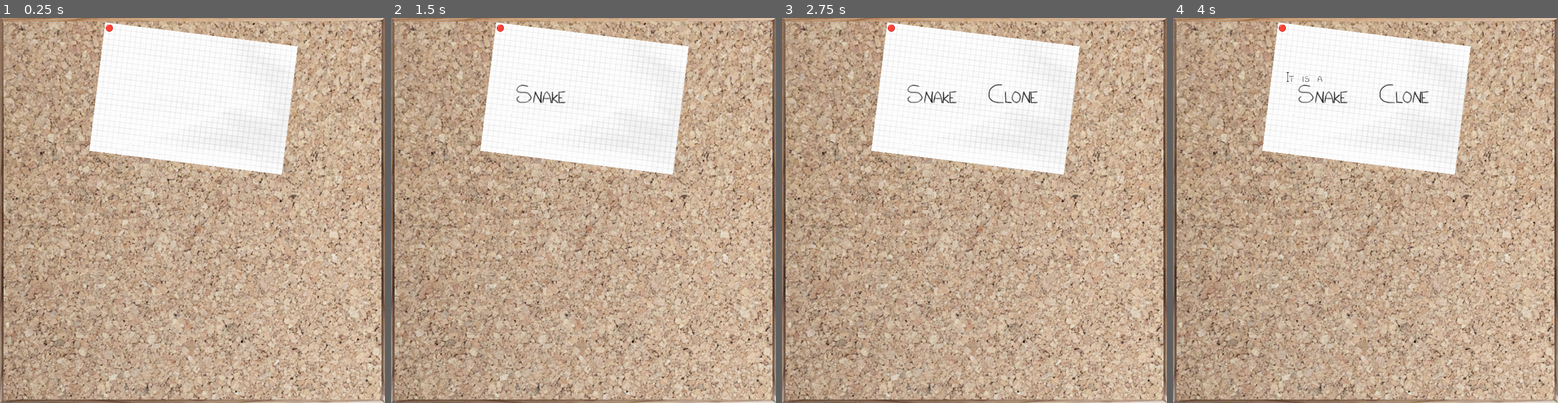
Above: before the commit, frames 1-4 (left to right).
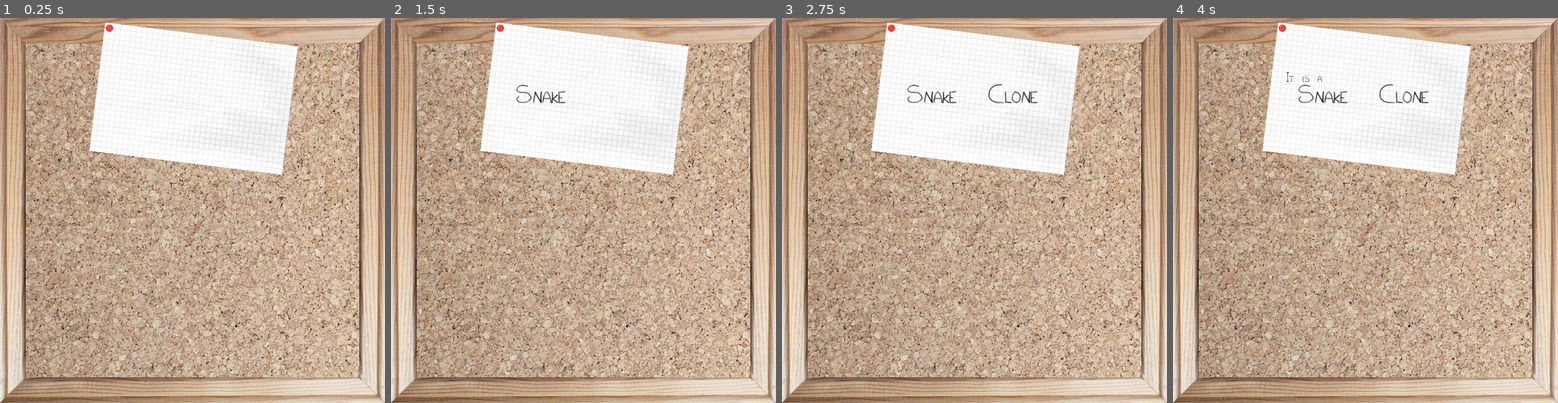
Above: after the commit, the same moments.

Repository: patribu7/It_is_a_snake_clone
Game: Godot game, scene res://scene/main/main.tscn
Two runs of this game, one before a commit and one after it. Both use one fixed random seed, a clock stepped at 60 frames per second and the inputs below.
Inputs:
- Up to frame 1 (0.25 s): no input
- Up to frame 2 (1.5 s): tap Enter (ui_accept) at 0.5, 0.77, 1.25 s; hold Right (move_right) 0.53-1.28 s; tap Space (Space) at 0.6 s; hold Escape (back) from 1.28 s (still down); tap Shift (action_for_shift) at 1.35 s
- Up to frame 3 (2.75 s): tap Enter (ui_accept) at 1.52 s; release Escape (back) at 2.03 s; hold Right (move_right) from 2.03 s (still down); tap Space (Space) at 2.1 s
- Up to frame 4 (4 s): tap Enter (ui_accept) at 2.75, 3.02, 3.5, 3.77 s; release Right (move_right) at 2.78 s; hold Up (move_up) 2.78-3.53 s; tap Shift (action_for_shift) at 2.85 s; hold Left (move_left) from 3.53 s (still down); tap Space (Space) at 3.6 s

The runs differ from the first frame. In frame 1, 44% of the frame differs, in the area x 0-100%, y 0-100%; in frame 2, 44%; in frame 3, 44%; in frame 4, 44%.

Commit message:
Fix UI menu

Diff:
--- a/scene/gui/box_panel.tscn
+++ b/scene/gui/box_panel.tscn
@@ -5,11 +5,15 @@
 [ext_resource type="PackedScene" uid="uid://dr85gwailnjvj" path="res://scene/gui/btn_exp.tscn" id="2_t8b6q"]
 
 [node name="BoxPanel" type="Panel"]
-anchors_preset = 15
-anchor_right = 1.0
+custom_minimum_size = Vector2(450, 0)
+anchors_preset = 9
 anchor_bottom = 1.0
-grow_horizontal = 2
+offset_top = -2.0
+offset_right = 450.0
+offset_bottom = -2.0
 grow_vertical = 2
+size_flags_horizontal = 3
+size_flags_vertical = 3
 theme = ExtResource("1_of4o1")
 script = ExtResource("1_66ls2")
 
--- a/scene/gui/gui.tscn
+++ b/scene/gui/gui.tscn
@@ -8,6 +8,33 @@
 [ext_resource type="Texture2D" uid="uid://bfqe4lh1n6x7" path="res://assets/png/background/bulletin_board.png" id="4_amiu3"]
 [ext_resource type="AudioStream" uid="uid://ck1psicpfnu5m" path="res://assets/audio/sounds/fanfare.wav" id="7_td1m6"]
 
+[sub_resource type="FontFile" id="FontFile_fj7l1"]
+cache/0/16/0/ascent = 0.0
+cache/0/16/0/descent = 0.0
+cache/0/16/0/underline_position = 0.0
+cache/0/16/0/underline_thickness = 0.0
+cache/0/16/0/scale = 1.0
+cache/0/16/0/kerning_overrides/16/0 = Vector2(0, 0)
+
+[sub_resource type="LabelSettings" id="LabelSettings_vg3ty"]
+font = SubResource("FontFile_fj7l1")
+
+[sub_resource type="FontFile" id="FontFile_xbjtq"]
+cache/0/16/0/ascent = 0.0
+cache/0/16/0/descent = 0.0
+cache/0/16/0/underline_position = 0.0
+cache/0/16/0/underline_thickness = 0.0
+cache/0/16/0/scale = 1.0
+cache/0/16/0/glyphs/0/advance = Vector2(0, 0)
+cache/0/16/0/glyphs/0/offset = Vector2(0, 0)
+cache/0/16/0/glyphs/0/size = Vector2(0, 0)
+cache/0/16/0/glyphs/0/uv_rect = Rect2(0, 0, 0, 0)
+cache/0/16/0/glyphs/0/texture_idx = -1
+cache/0/16/0/kerning_overrides/16/0 = Vector2(0, 0)
+
+[sub_resource type="LabelSettings" id="LabelSettings_amda6"]
+font = SubResource("FontFile_xbjtq")
+
 [node name="GUI" type="Control"]
 layout_mode = 3
 anchors_preset = 15
@@ -31,10 +58,10 @@
 anchor_top = 0.5
 anchor_right = 0.5
 anchor_bottom = 0.5
-offset_left = -197.5
-offset_top = -222.0
-offset_right = 197.5
-offset_bottom = 222.0
+offset_left = -327.0
+offset_top = -326.0
+offset_right = 326.0
+offset_bottom = 323.0
 grow_horizontal = 2
 grow_vertical = 2
 script = ExtResource("2_2e13r")
@@ -42,13 +69,17 @@
 
 [node name="MainMenu" type="VBoxContainer" parent="Menu"]
 layout_mode = 1
-anchors_preset = 5
-anchor_left = 0.5
-anchor_right = 0.5
-offset_left = -118.0
-offset_right = 118.0
-offset_bottom = 332.0
-grow_horizontal = 2
+anchors_preset = 6
+anchor_left = 1.0
+anchor_top = 0.5
+anchor_right = 1.0
+anchor_bottom = 0.5
+offset_left = -189.0
+offset_top = -166.0
+offset_right = 47.0
+offset_bottom = 166.0
+grow_horizontal = 0
+grow_vertical = 2
 size_flags_horizontal = 3
 size_flags_vertical = 3
 size_flags_stretch_ratio = 3.02
@@ -59,63 +90,90 @@
 focus_next = NodePath("../SelectLv")
 text = "NEW GAME"
 
+[node name="icon" type="Label" parent="Menu/MainMenu/NewGame"]
+layout_mode = 0
+offset_right = 40.0
+offset_bottom = 30.0
+text = "🔴"
+label_settings = SubResource("LabelSettings_vg3ty")
+visible_characters = 2
+
 [node name="SelectLv" parent="Menu/MainMenu" instance=ExtResource("3_to2iy")]
 layout_mode = 2
 focus_next = NodePath("../Credits")
 focus_previous = NodePath("../NewGame")
 text = "SELECT LEVEL"
 
+[node name="icon" type="Label" parent="Menu/MainMenu/SelectLv"]
+offset_right = 40.0
+offset_bottom = 30.0
+text = "🔴"
+label_settings = SubResource("LabelSettings_vg3ty")
+visible_characters = 2
+
 [node name="Credits" parent="Menu/MainMenu" instance=ExtResource("3_to2iy")]
 layout_mode = 2
 focus_next = NodePath("../Quit")
 focus_previous = NodePath("../SelectLv")
 text = "CREDITS"
 
+[node name="icon" type="Label" parent="Menu/MainMenu/Credits"]
+offset_right = 40.0
+offset_bottom = 30.0
+text = "🔴"
+label_settings = SubResource("LabelSettings_vg3ty")
+visible_characters = 2
+
 [node name="Quit" parent="Menu/MainMenu" instance=ExtResource("3_to2iy")]
 layout_mode = 2
 focus_previous = NodePath("../Credits")
 text = "QUIT"
 
-[node name="MenuPaused" type="HBoxContainer" parent="Menu"]
-layout_mode = 1
-anchors_preset = 7
-anchor_left = 0.5
-anchor_top = 1.0
-anchor_right = 0.5
-anchor_bottom = 1.0
-offset_left = -308.0
-offset_top = -110.0
-offset_right = 308.0
-grow_horizontal = 2
-grow_vertical = 0
+[node name="icon" type="Label" parent="Menu/MainMenu/Quit"]
+offset_right = 40.0
+offset_bottom = 30.0
+text = "🔴"
+label_settings = SubResource("LabelSettings_vg3ty")
+visible_characters = 2
+
+[node name="MenuPaused" type="VBoxContainer" parent="Menu"]
+layout_mode = 1
+anchors_preset = 4
+anchor_top = 0.5
+anchor_bottom = 0.5
+offset_top = -54.5
+offset_right = 343.0
+offset_bottom = 55.5
+grow_vertical = 2
 size_flags_vertical = 3
 
 [node name="Scenario" type="Control" parent="Menu/MenuPaused"]
+custom_minimum_size = Vector2(0, 40)
 layout_mode = 2
 size_flags_horizontal = 3
+size_flags_vertical = 2
+size_flags_stretch_ratio = 0.0
 
 [node name="ScenarioBtn" parent="Menu/MenuPaused/Scenario" instance=ExtResource("3_to2iy")]
 layout_mode = 1
 focus_neighbor_top = NodePath("../../../MainMenu/Quit")
 theme_override_font_sizes/font_size = 25
-text = "SCENARIO
+text = "SCENARIO >
 "
-flat = true
 text_overrun_behavior = 1
 clip_text = false
 
 [node name="Paused" type="Panel" parent="Menu/MenuPaused"]
-layout_mode = 2
-size_flags_horizontal = 3
+custom_minimum_size = Vector2(0, 90)
+layout_mode = 2
 size_flags_vertical = 3
-size_flags_stretch_ratio = 3.25
+size_flags_stretch_ratio = 6.8
 
 [node name="Label" type="Label" parent="Menu/MenuPaused/Paused"]
 layout_mode = 1
 anchors_preset = 10
 anchor_right = 1.0
-offset_top = 26.0
-offset_bottom = 79.0
+offset_bottom = 50.0
 grow_horizontal = 2
 theme_override_font_sizes/font_size = 50
 text = "PAUSED"
@@ -127,23 +185,27 @@
 layout_mode = 1
 anchors_preset = 12
 anchor_top = 1.0
-offset_top = -31.0
+offset_top = -24.0
 grow_vertical = 0
 theme_type_variation = &"FlatButton"
 text = "↩ Resume"
 flat = true
 
 [node name="Goal" type="Control" parent="Menu/MenuPaused"]
+custom_minimum_size = Vector2(0, 37)
 layout_mode = 2
 size_flags_horizontal = 3
+size_flags_vertical = 8
 
 [node name="Goal_label" type="Label" parent="Menu/MenuPaused/Goal"]
 layout_mode = 1
-anchors_preset = 15
+anchors_preset = 12
+anchor_top = 1.0
 anchor_right = 1.0
 anchor_bottom = 1.0
-grow_horizontal = 2
-grow_vertical = 2
+offset_top = -30.0
+grow_horizontal = 2
+grow_vertical = 0
 text = "Eat 100 apples"
 horizontal_alignment = 1
 vertical_alignment = 1
@@ -151,11 +213,14 @@
 
 [node name="GameOver" type="Panel" parent="Menu"]
 visible = false
-layout_mode = 0
-offset_left = 9.0
-offset_top = 335.0
-offset_right = 387.0
-offset_bottom = 444.0
+layout_mode = 1
+anchors_preset = 4
+anchor_top = 0.5
+anchor_bottom = 0.5
+offset_top = -54.5
+offset_right = 378.0
+offset_bottom = 54.5
+grow_vertical = 2
 
 [node name="Label" type="Label" parent="Menu/GameOver"]
 layout_mode = 1
@@ -188,11 +253,14 @@
 
 [node name="StageClear" type="Panel" parent="Menu"]
 visible = false
-layout_mode = 0
-offset_left = 9.0
-offset_top = 335.0
-offset_right = 387.0
-offset_bottom = 444.0
+layout_mode = 1
+anchors_preset = 4
+anchor_top = 0.5
+anchor_bottom = 0.5
+offset_top = -54.5
+offset_right = 378.0
+offset_bottom = 54.5
+grow_vertical = 2
 
 [node name="Label" type="Label" parent="Menu/StageClear"]
 layout_mode = 1
@@ -223,11 +291,15 @@
 text = "Next Level >"
 
 [node name="Congratulations" type="Label" parent="Menu"]
-layout_mode = 0
-offset_left = -111.5
-offset_top = -92.0
-offset_right = 512.5
-offset_bottom = -37.0
+layout_mode = 1
+anchors_preset = 5
+anchor_left = 0.5
+anchor_right = 0.5
+offset_left = -312.0
+offset_top = 17.0
+offset_right = 312.0
+offset_bottom = 72.0
+grow_horizontal = 2
 theme_override_font_sizes/font_size = 50
 text = "Thank you to complete the Demo!"
 
@@ -238,6 +310,18 @@
 [node name="Fanfare" type="AudioStreamPlayer2D" parent="."]
 stream = ExtResource("7_td1m6")
 autoplay = true
+
+[node name="Decoration" type="Label" parent="."]
+layout_mode = 0
+offset_left = 155.0
+offset_top = 550.0
+offset_right = 445.0
+offset_bottom = 697.0
+text = "     🟢🟢🟢       🔴
+     🟢
+     🟢
+🟢🟢"
+label_settings = SubResource("LabelSettings_amda6")
 
 [connection signal="visibility_changed" from="Menu" to="Menu" method="_on_visibility_changed"]
 [connection signal="pressed" from="Menu/MainMenu/NewGame" to="Menu" method="_on_new_game_button_pressed"]
--- a/scene/gui/menu.gd
+++ b/scene/gui/menu.gd
@@ -52,7 +52,7 @@
 
 func clear_box_panel():
 	if has_node("BoxPanel"):
-		$BoxPanel.queue_free()
+		$BoxPanel.free() #issue appena cambiato da queue_free(). Spero non dia problemi
 
 
 func _on_quit_button_up():
@@ -67,6 +67,7 @@
 
 
 func open_panel(type:String, in_scenario = false):
+	clear_box_panel() #se ne esiste un altro aperto lo chiudo
 	var box_panel = _box_panel.instantiate()
 	box_panel.is_in_scenario = in_scenario
 	var context_box = box_panel.add_context(type)
--- a/scene/gui/tres/gui.tres
+++ b/scene/gui/tres/gui.tres
@@ -2,35 +2,21 @@
 
 [ext_resource type="FontFile" uid="uid://sskf8nua404j" path="res://assets/tres/custom_font_file.tres" id="1_e5v2c"]
 [ext_resource type="SystemFont" uid="uid://dvuickalrmy8p" path="res://assets/tres/font_retry_btn.tres" id="2_pd8bv"]
+[ext_resource type="StyleBox" uid="uid://cq134pfgqrifq" path="res://scene/gui/tres/styl_box_flat.tres" id="2_wotnl"]
 
-[sub_resource type="StyleBoxFlat" id="StyleBoxFlat_2nl7w"]
+[sub_resource type="StyleBoxFlat" id="StyleBoxFlat_q1huo"]
 bg_color = Color(1, 1, 1, 1)
-corner_radius_top_left = 10
-corner_radius_top_right = 10
-corner_radius_bottom_right = 10
-corner_radius_bottom_left = 10
-
-[sub_resource type="StyleBoxFlat" id="StyleBoxFlat_d5enq"]
-bg_color = Color(1, 1, 1, 1)
-corner_radius_top_left = 10
-corner_radius_top_right = 10
-corner_radius_bottom_right = 10
-corner_radius_bottom_left = 10
-shadow_color = Color(0.223103, 0.223103, 0.223103, 0.6)
-shadow_size = 3
-shadow_offset = Vector2(2, 2)
 
 [resource]
 default_font = ExtResource("1_e5v2c")
 Button/colors/font_color = Color(0, 0, 0, 1)
 Button/colors/font_disabled_color = Color(0, 0, 0, 1)
-Button/colors/font_focus_color = Color(0, 0, 0, 1)
-Button/colors/font_hover_color = Color(0, 0, 0, 1)
+Button/colors/font_focus_color = Color(0, 0, 1, 1)
+Button/colors/font_hover_color = Color(0, 0, 0.972549, 1)
 Button/colors/font_hover_pressed_color = Color(0, 0, 0, 1)
 Button/colors/font_outline_color = Color(0, 0, 0, 1)
-Button/colors/font_pressed_color = Color(0, 0, 0, 1)
+Button/colors/font_pressed_color = Color(1, 0, 0, 1)
 Button/colors/icon_disabled_color = Color(0, 0, 0, 1)
-Button/colors/icon_focus_color = Color(0, 0, 0, 1)
 Button/colors/icon_hover_color = Color(0, 0, 0, 1)
 Button/colors/icon_hover_pressed_color = Color(0, 0, 0, 1)
 Button/colors/icon_normal_color = Color(0, 0, 0, 1)
@@ -38,8 +24,8 @@
 Button/font_sizes/font_size = 30
 Button/fonts/font = ExtResource("1_e5v2c")
 Button/styles/disabled = null
-Button/styles/hover = null
-Button/styles/normal = SubResource("StyleBoxFlat_2nl7w")
+Button/styles/hover = ExtResource("2_wotnl")
+Button/styles/normal = ExtResource("2_wotnl")
 Button/styles/pressed = null
 FlatButton/base_type = &"Button"
 FlatButton/font_sizes/font_size = 17
@@ -53,7 +39,7 @@
 Label/constants/shadow_outline_size = 1
 Label/font_sizes/font_size = 30
 Label/fonts/font = ExtResource("1_e5v2c")
-Panel/styles/panel = SubResource("StyleBoxFlat_d5enq")
+Panel/styles/panel = SubResource("StyleBoxFlat_q1huo")
 RichTextLabel/colors/default_color = Color(0, 0, 0, 1)
 RichTextLabel/colors/font_outline_color = Color(0, 0, 0, 1)
 RichTextLabel/constants/outline_size = 1
--- /dev/null
+++ b/scene/gui/tres/styl_box_flat.tres
@@ -0,0 +1,6 @@
+[gd_resource type="StyleBoxFlat" format=3 uid="uid://cq134pfgqrifq"]
+
+[resource]
+bg_color = Color(1, 1, 1, 1)
+corner_radius_top_left = 10
+corner_radius_bottom_left = 10
--- a/scene/title_screen/title_screen.tscn
+++ b/scene/title_screen/title_screen.tscn
@@ -349,8 +349,6 @@
 stream = SubResource("AudioStreamRandomizer_mqc5q")
 
 [node name="BulletinBoard" type="Sprite2D" parent="."]
-position = Vector2(-50, -50)
-scale = Vector2(1.13333, 1.13333)
 texture = ExtResource("2_nvvji")
 centered = false
 
Not shown: 1 places in scene/gui/gui.tscn that only renumber resources
